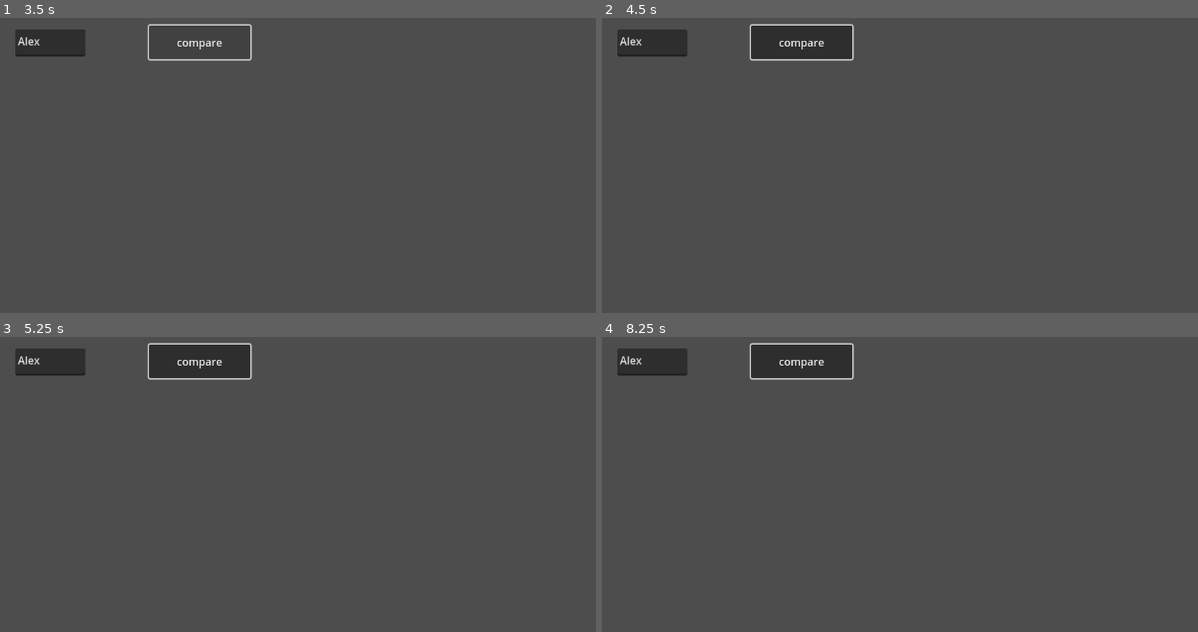
Above: before the commit, frames 1-4 (two rows, left to right).
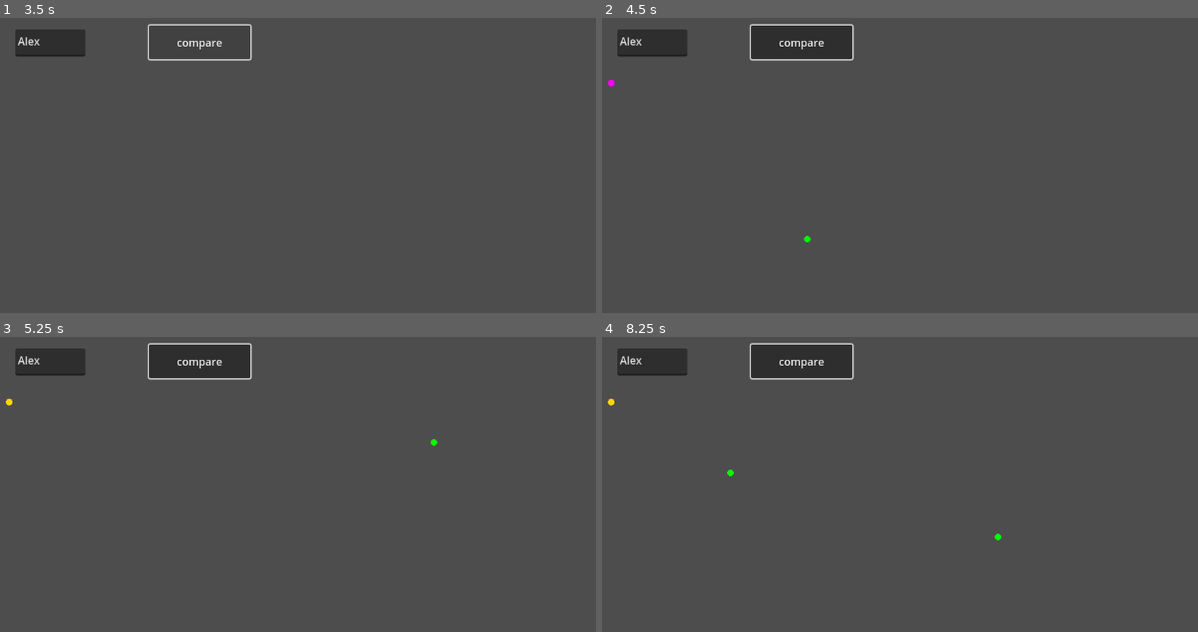
Above: after the commit, the same moments.

Repository: uprun/GRAIL-like
Game: Godot game, scene res://main.tscn
Two runs of this game, one before a commit and one after it. Both use one fixed random seed, a clock stepped at 60 frames per second and the inputs below.
Inputs (mouse positions are in pixels of both pictures, inside the frame that each line leads up to):
- Up to frame 1 (3.5 s): click (47, 41) at 0.52 s; type "Alex" at 0.6 s; click "compare" at 1.25 s; click "compare" at 2 s; click "compare" at 2.75 s
- Up to frame 2 (4.5 s): tap Enter at 3.5 s; move the mouse to (1126, 197) at 3.52 s; click (1126, 197) at 3.67 s; tap Space at 4.25 s; move the mouse to (804, 239) at 4.27 s; click (804, 239) at 4.42 s
- Up to frame 3 (5.25 s): tap Enter at 5 s; move the mouse to (435, 443) at 5.02 s; click (435, 443) at 5.17 s
- Up to frame 4 (8.25 s): tap Space at 5.75, 7.25 s; move the mouse to (923, 623) at 5.77 s; click (923, 623) at 5.92 s; tap Enter at 6.5 s; move the mouse to (1186, 602) at 6.52 s; click (1186, 602) at 6.67 s; move the mouse to (733, 472) at 7.27 s; click (733, 472) at 7.42 s; move the mouse to (995, 537) at 8.02 s; click (995, 537) at 8.17 s

Frame 1 is identical in both runs. In frame 2, less than 0.1% of the frame differs, in the area x 0-36%, y 20-77%; in frame 3, less than 0.1%; in frame 4, less than 0.1%, in the area x 0-67%, y 20-69%.
Error before the commit: Parse Error: Function "store_symbol()" not found in base self. (res://main.gd:63)

Commit message:
2024-12-21--00h08m12s

Diff:
--- a/main.gd
+++ b/main.gd
@@ -60,7 +60,7 @@
 		if symbol_to_compare != null and max_matching_ratio < 85:
 			stored_symbols.push_back(symbol_to_compare)
 			golden_match.push_back(false)
-			store_symbol(symbol_to_compare)
+			store_symbol_to_file(symbol_to_compare)
 		symbol_to_compare = null
 		max_matching_ratio = 0.0
 
